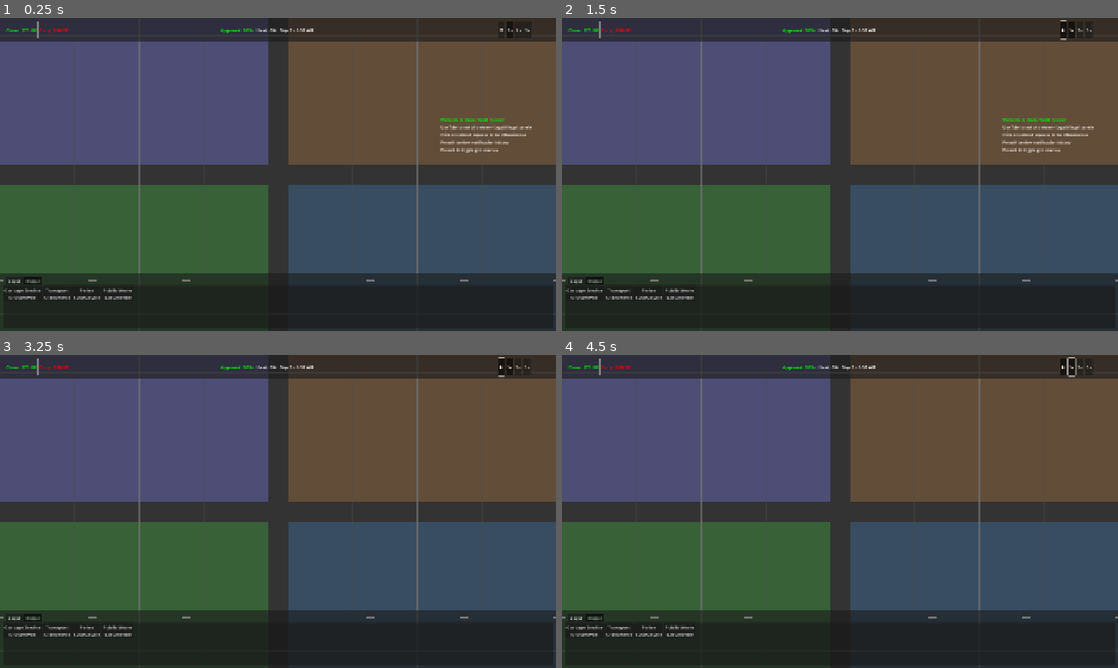
Above: before the commit, frames 1-4 (two rows, left to right).
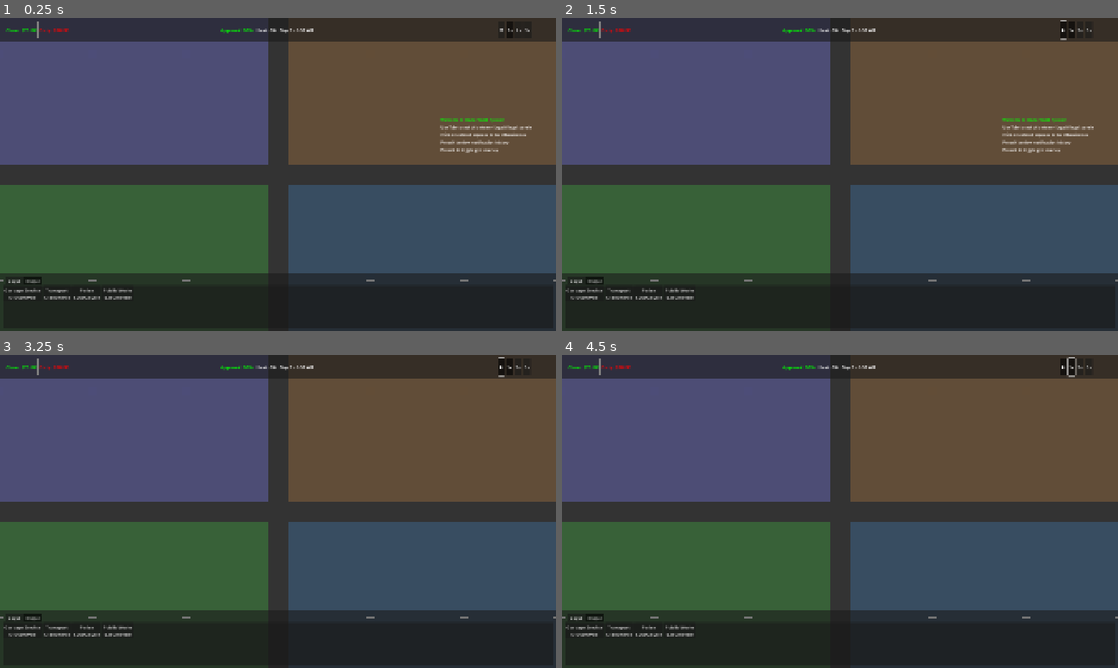
Above: after the commit, the same moments.

Repository: gerswin/underworld-tycoon
Game: Godot game, scene res://src/scenes/Main.tscn
The game is run twice, just before and just after one commit, with the same random seed, the same clock (stepped at 60 frames per second) and the same inputs.
Inputs (mouse positions are in pixels of both pictures, inside the frame that each line leads up to):
- Up to frame 1 (0.25 s): no input
- Up to frame 2 (1.5 s): click "⏸" at 0.5 s; tap H at 1.25 s; move the mouse to (962, 158) at 1.27 s; press the mouse at (962, 158) at 1.28 s; hold D (move_right) from 1.28 s (still down)
- Up to frame 3 (3.25 s): tap H at 2, 2.75 s; move the mouse to (166, 527) at 2.02 s; release D (move_right) at 2.03 s; release the mouse at (166, 527) at 2.03 s; hold S (move_down) 2.03-2.78 s; click (166, 527) at 2.1 s; move the mouse to (333, 442) at 2.77 s; hold D (move_right) from 2.78 s (still down); hold Right mouse button (right_click) from 2.78 s (still down); click (333, 442) at 3.05 s
- Up to frame 4 (4.5 s): tap Space (pause) at 3.5 s; move the mouse to (812, 574) at 3.52 s; release D (move_right) at 3.53 s; release Right mouse button (right_click) at 3.53 s; hold W (move_up) 3.53-4.28 s; tap Tab (toggle_panel) at 3.6 s; click (812, 574) at 3.8 s; tap Enter at 4.25 s; move the mouse to (1006, 558) at 4.27 s; hold A (move_left) from 4.28 s (still down); hold Mouse wheel up (zoom_in) from 4.28 s (still down)

The runs differ from the first frame. In frame 1, 0.6% of the frame differs, in the area x 24-76%, y 7-82%; in frame 2, 0.6%; in frame 3, 0.6%; in frame 4, 0.6%.

Commit message:
Fix: Improve plot interaction and click detection
- Added higher priority to plot areas to ensure they receive clicks
- Set proper collision layers to avoid conflicts with grid system
- Initially hide enhanced grid to prevent click interception
- Added extensive debugging to track interaction events
- Improved plot selection with immediate visual feedback
- Enhanced event handling with input consumption

This should make the building plots properly clickable and interactive.

Diff:
--- a/src/scripts/Main.gd
+++ b/src/scripts/Main.gd
@@ -47,12 +47,13 @@
 	# Generate roads
 	MapGenerator.generate_roads($World)
 
-	# Setup enhanced grid system
+	# Setup enhanced grid system (initially hidden to avoid conflicts)
 	enhanced_grid = EnhancedGrid.new()
 	enhanced_grid.name = "EnhancedGrid"
 	enhanced_grid.grid_size = grid_size
 	enhanced_grid.map_width = map_width
 	enhanced_grid.map_height = map_height
+	enhanced_grid.visible = false
 	$World.add_child(enhanced_grid)
 
 	# Setup building plots system
--- a/src/scripts/systems/BuildingPlots.gd
+++ b/src/scripts/systems/BuildingPlots.gd
@@ -128,8 +128,9 @@
 
 	plot_visual.add_child(border)
 
-	# Add interaction area
+	# Add interaction area with higher priority
 	var area = Area2D.new()
+	area.priority = 10  # Higher priority than other areas
 	var collision = CollisionShape2D.new()
 	var shape = RectangleShape2D.new()
 	shape.size = Vector2(PLOT_SIZE, PLOT_SIZE)
@@ -139,21 +140,30 @@
 
 	# Store plot data in the visual
 	plot_visual.set_meta("plot_data", plot_data)
+	area.set_meta("plot_data", plot_data)
 
 	# Connect signals with proper binding
 	area.input_event.connect(_on_area_input_event.bind(plot_data))
 	area.mouse_entered.connect(_on_plot_hovered.bind(plot_data))
 	area.mouse_exited.connect(_on_plot_exited.bind(plot_data))
 
+	# Ensure area is on correct collision layer
+	area.collision_layer = 4  # Buildings layer
+	area.collision_mask = 0
+
 	add_child(plot_visual)
 	plot_visuals.append(plot_visual)
 
 
 func _on_area_input_event(plot_data: Dictionary, _viewport: Node, event: InputEvent, _shape_idx: int) -> void:
+	print("Plot input event received: ", event, " for plot: ", plot_data["id"])
 	if event.is_action_pressed("left_click"):
+		print("Left click detected on plot: ", plot_data["id"])
 		select_plot(plot_data)
+		get_viewport().set_input_as_handled()  # Consume the event
 
 func _on_plot_hovered(plot_data: Dictionary) -> void:
+	print("Plot hovered: ", plot_data["id"])
 	plot_hovered.emit(plot_data)
 	highlight_plot(plot_data, Color.YELLOW)
 
@@ -167,13 +177,25 @@
 		main_scene.plot_tooltip.hide_tooltip()
 
 func select_plot(plot_data: Dictionary) -> void:
+	print("Selecting plot: ", plot_data["id"])
+
 	# Clear previous selection
 	if selected_plot.size() > 0:
 		unhighlight_plot(selected_plot)
 
 	selected_plot = plot_data
 	highlight_plot(plot_data, Color.GREEN)
+
+	print("Plot selected, emitting signal...")
 	plot_selected.emit(plot_data)
+
+	# Force immediate visual update
+	var plot_visual = get_plot_visual(plot_data["id"])
+	if plot_visual:
+		print("Plot visual found and updating color")
+		var rect = plot_visual.get_child(0) as ColorRect
+		if rect:
+			rect.modulate = Color.GREEN
 
 func highlight_plot(plot_data: Dictionary, color: Color) -> void:
 	var plot_visual = get_plot_visual(plot_data["id"])
--- a/src/scripts/systems/EnhancedGrid.gd
+++ b/src/scripts/systems/EnhancedGrid.gd
@@ -88,9 +88,10 @@
 		grid_lines.add_child(line)
 
 func setup_mouse_detection() -> void:
-	# Create invisible area for mouse detection
+	# Create invisible area for mouse detection with lower priority
 	var area = Area2D.new()
 	area.name = "MouseDetection"
+	area.priority = 1  # Lower priority than plot areas
 
 	var collision = CollisionShape2D.new()
 	var shape = RectangleShape2D.new()
@@ -100,6 +101,10 @@
 
 	area.add_child(collision)
 	grid_lines.add_child(area)
+
+	# Set collision layer to avoid conflicts
+	area.collision_layer = 1  # World layer
+	area.collision_mask = 0
 
 	# Connect mouse events
 	area.mouse_entered.connect(_on_grid_mouse_entered)
